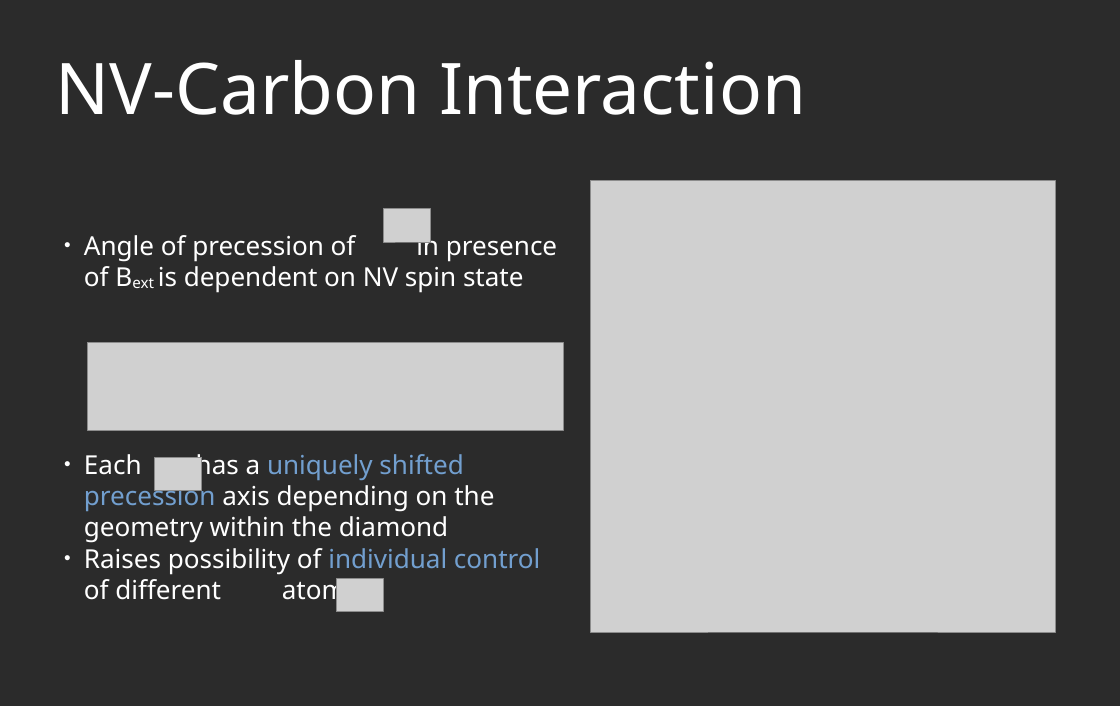
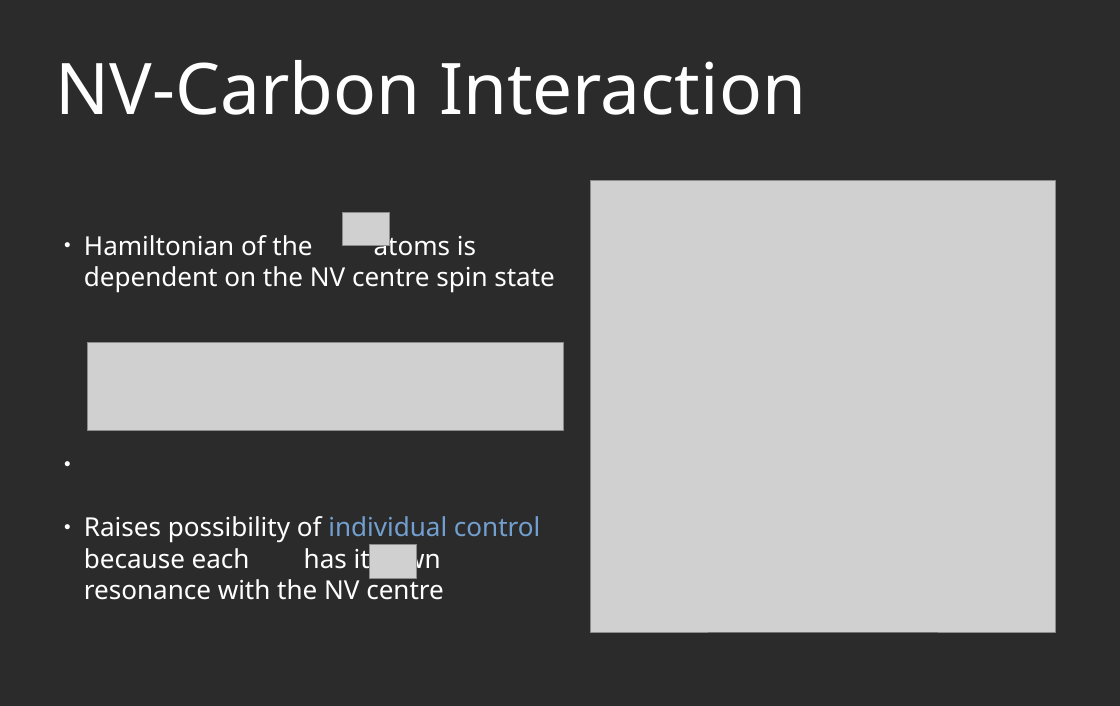
Before and after one commit to AGaliciaMartinez/Final-Project-Computational-Physics, a slide deck: slide 10 of presentation/NV_Carbons_presentation.odp (slide 12 before the commit). Drawn at 1120x706 pixels with LibreOffice and Linux fonts; fonts in the diff are those of the drawing; grey boxes stand for pictures; background and template pictures are left out; a plain dark background stands for a picture behind light text. Boxes give left, top, right and bottom in pixels: in the first picture for what was removed or moved away, otherwise in the second. Text is boxed around its words. In the diff, an @@ line names an element or a change of style, - is before the commit and + after.

```diff
--- a/presentation/NV_Carbons_presentation.odp
+++ b/presentation/NV_Carbons_presentation.odp
@@ text at (x1=84, y1=230, x2=555, y2=600): text changed @@
-● Angle of precession of in presence of Bext is dependent on NV spin state
-● Each has a uniquely shifted precession axis depending on the geometry within the diamond
-● Raises possibility of individual control of different atoms
+● Hamiltonian of the atoms is dependent on the NV centre spin state
+● Raises possibility of individual control because each has its own resonance with the NV centre
@@ picture moved from (x1=383, y1=208, x2=430, y2=242) to (x1=343, y1=213, x2=390, y2=246) @@
@@ picture removed at (x1=155, y1=457, x2=201, y2=490) @@
@@ picture moved from (x1=336, y1=578, x2=383, y2=611) to (x1=370, y1=545, x2=417, y2=578) @@
```
Also in this commit, not shown: 6 other slides changed, 1 slide added, 1 slide removed.
